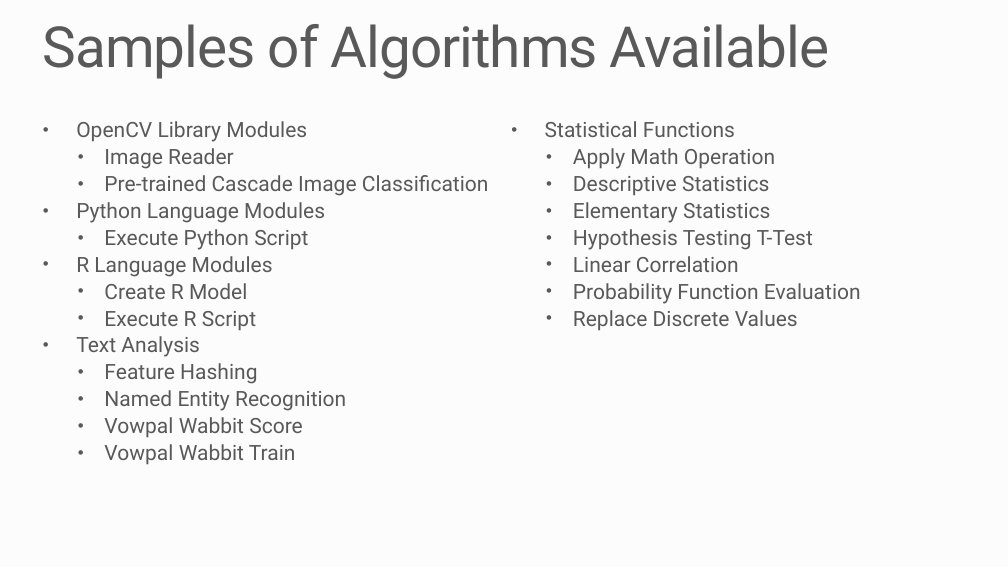
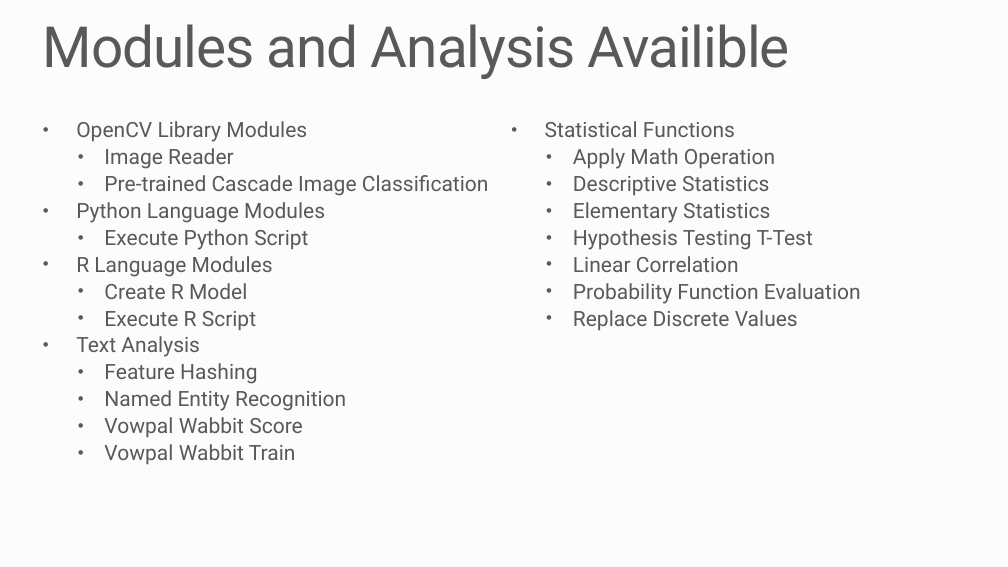
Before and after one commit to MSRConnections/Azure-training-course, a slide deck: slide 7 of Content/Machine Learning/Machine Learning.pptx. Drawn at 1008x567 pixels with LibreOffice and Linux fonts; fonts in the diff are those of the drawing; background and template pictures are left out. Boxes give left, top, right and bottom in pixels: in the first picture for what was removed or moved away, otherwise in the second. Text is boxed around its words. In the diff, an @@ line names an element or a change of style, - is before the commit and + after.

```diff
--- a/Content/Machine Learning/Machine Learning.pptx
+++ b/Content/Machine Learning/Machine Learning.pptx
@@ title at <box>43,24,790,79</box>: text changed @@
-Samples of Algorithms Available
+Modules and Analysis Availible
```
Also in this commit, not shown: 2 other slides changed.
